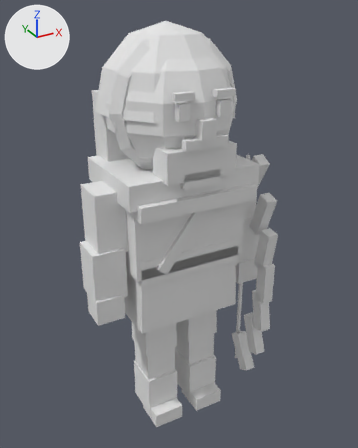
The glTF model sample_project/assets/3d/units/byzantines/archer_a1.glb, before and after one commit.
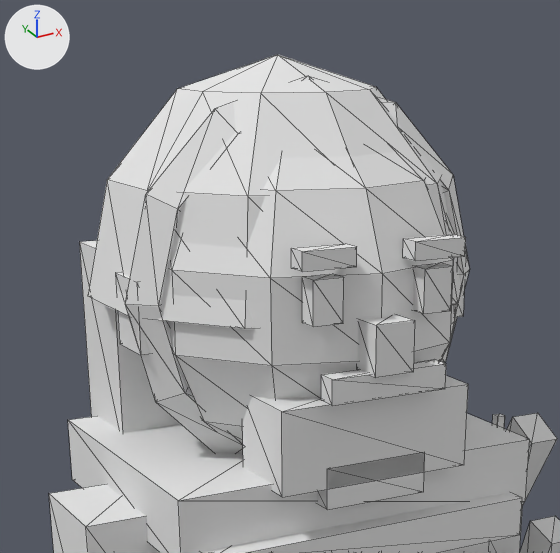
Old and new are each drawn whole from a camera (50 mm lens) standing at (-0.941, -1.755, 1.83) and looking at (0.043, 0.034, 0.936) and again close up on the part from 17% to 76% of the width and 0% to 46% of the height. Lighting does not change. The marker at upper left points along +X, +Y and +Z. The last two pictures show the newer version. The close-ups show mesh edges as thin lines. Vertices at exactly the same position are counted once.

Objects in the first close-up: 'Body'.
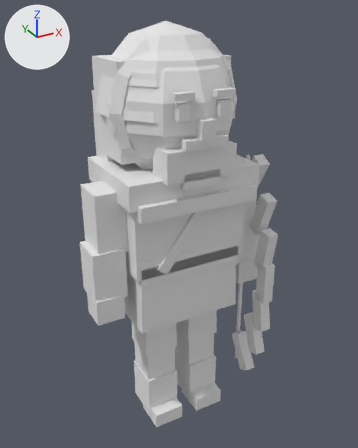
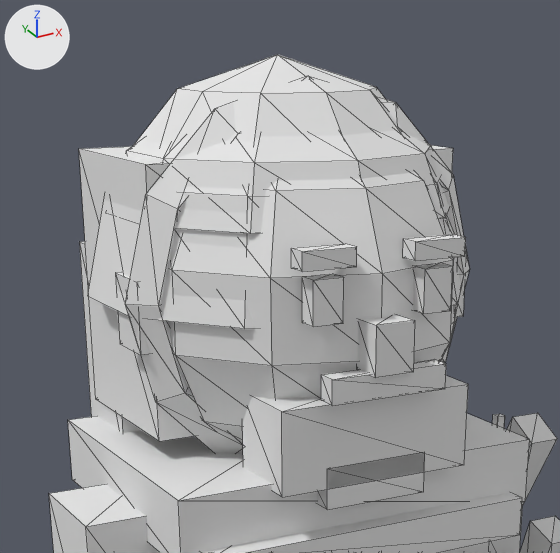
The change, as a list of edits to the scene's bpy script:
```text
Change me_body:
    used by ob_body; location = (0.0, 0.0, 0.0)
    remove me_body.from_pydata(...)  # 569 vertices, 934 faces; spans x -0.41..0.41, y -0.27..0.34, z 0.0..1.78
    add me_body.from_pydata(...)  # 608 vertices, 1004 faces; spans x -0.41..0.41, y -0.27..0.34, z 0.0..1.78
    me_body part 1: a new loose piece, a box spanning x -0.25..0.25, y -0.03..0.23, z 1.27..1.65, in mat_pe_unitpalette (white #e7e7e7)
    me_body part 2: the loose piece of 31 vertices spanning x -0.28..0.28, y -0.22..0.34, z 1.45..1.78 is copied, and the copy is scaled about its middle by (0.897, 0.893, 0.515), then moved by (0.0, -0.01, 0.04); it spans x -0.25..0.25, y -0.2..0.3, z 1.57..1.74
    other edits to the shape of me_body do not show in these pictures
```

Pixel boxes (x1, y1, x2, y2) of what changed, in the close-ups (560 x 553 px):
part 1 of me_body, added: after (79, 145, 453, 441)
part 2 of me_body, added: after (125, 130, 450, 234)
